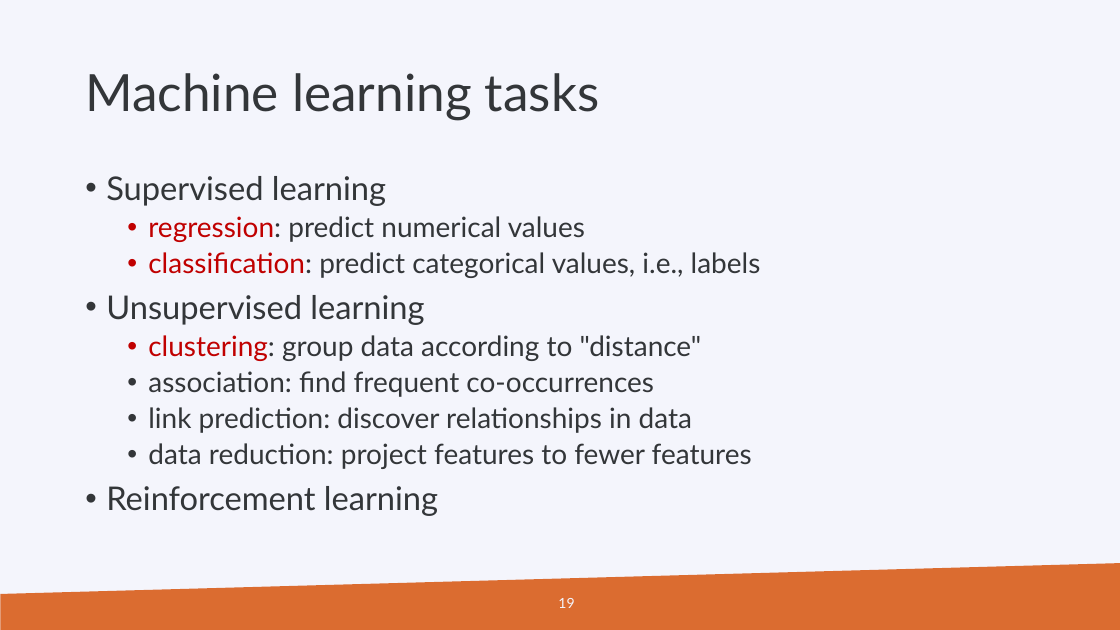
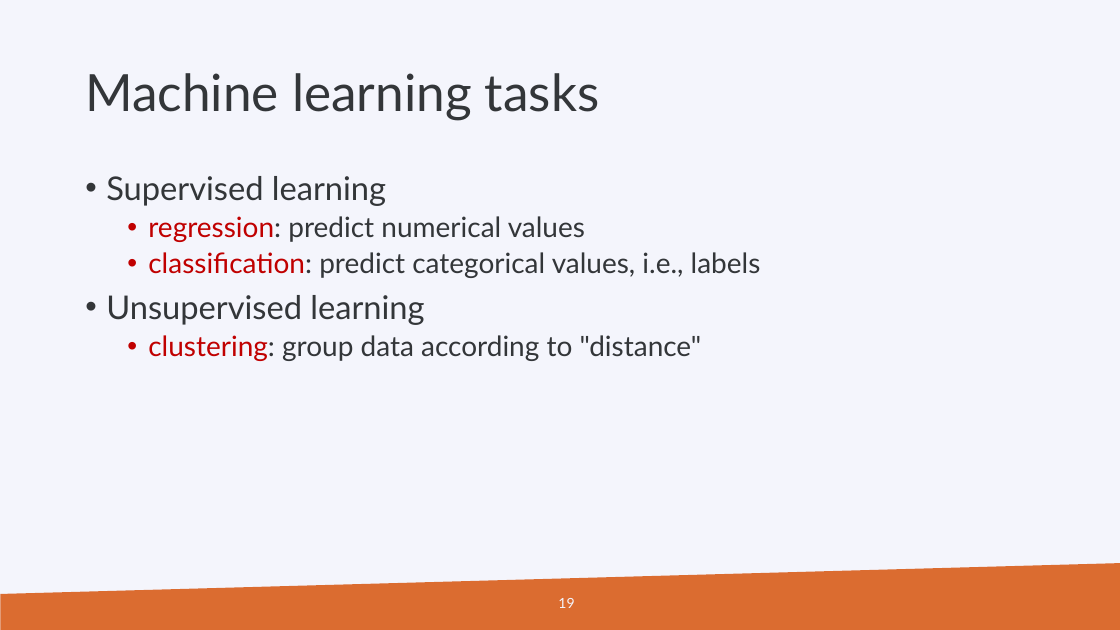
Before and after one commit to gjbex/Machine-learning-with-Python, a slide deck: slide 19 of python_for_machine_learning.pptx. Drawn at 1120x630 pixels with LibreOffice and Linux fonts; fonts in the diff are those of the drawing; background and template pictures are left out. Boxes give left, top, right and bottom in pixels: in the first picture for what was removed or moved away, otherwise in the second. Text is boxed around its words. In the diff, an @@ line names an element or a change of style, - is before the commit and + after.

```diff
--- a/python_for_machine_learning.pptx
+++ b/python_for_machine_learning.pptx
@@ text at box(106, 371, 752, 516): paragraphs removed @@
-  • association: find frequent co-occurrences
-  • link prediction: discover relationships in data
-  • data reduction: project features to fewer features
-• Reinforcement learning
```
Also in this commit, not shown: 3 other slides changed.
